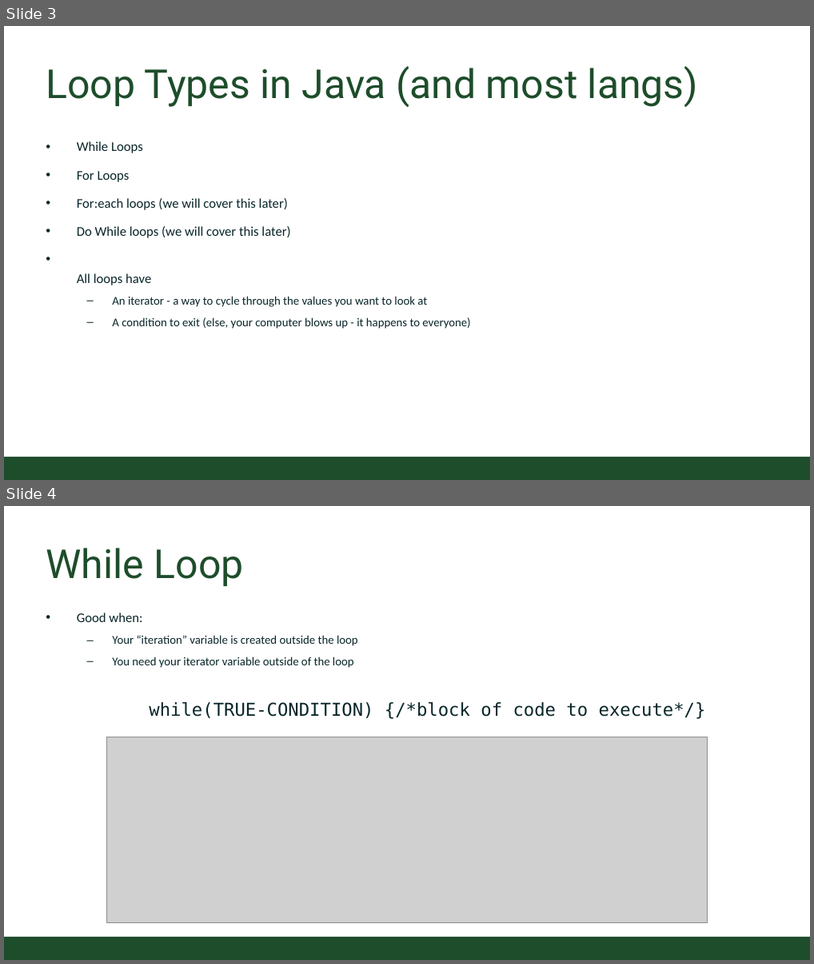
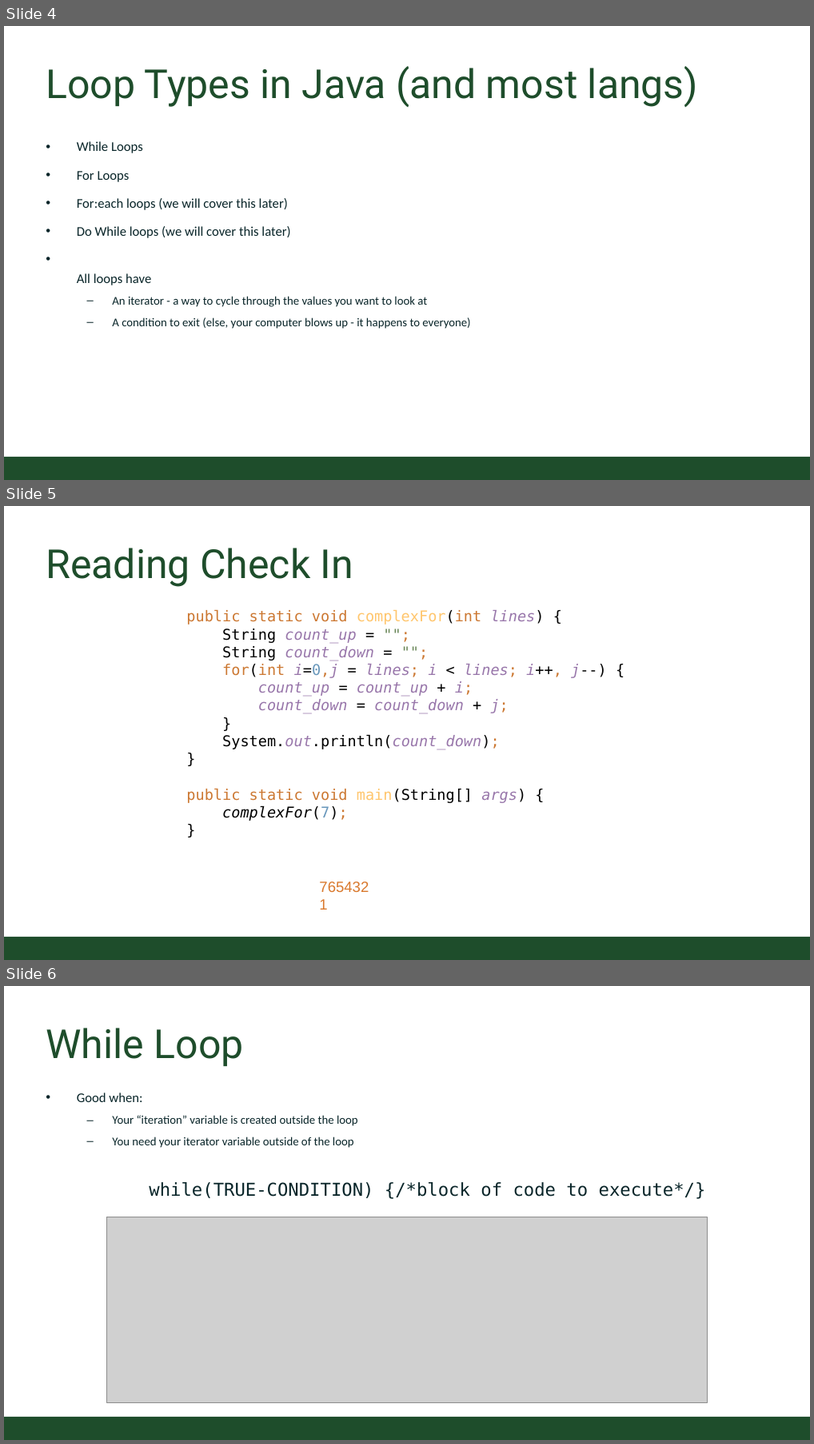
Before and after one commit to CSU-CompSci-CS163-4/Handouts, a slide deck: slides/On-Campus/03_02_Loops.pptx. Shown one above the other, each under a label of ours: slides 3 and 4 before the commit, slides 4, 5 and 6 after it. The pictures are 814x964 and 814x1444 pixels, drawn with LibreOffice and Linux fonts; fonts in the diff are those of the drawing; grey boxes stand for pictures; background and template pictures are left out. Boxes give left, top, right and bottom in pixels: in the first picture for what was removed or moved away, otherwise in the second. Text is boxed around its words. In the diff, an @@ line names an element or a change of style, - is before the commit and + after.

```diff
--- a/slides/On-Campus/03_02_Loops.pptx
+++ b/slides/On-Campus/03_02_Loops.pptx
@@ slide 5 added at bbox=[4, 506, 810, 960], background #FFFFFF; not listed: 1 template element that a slide beside it also shows @@
@@ title added at bbox=[46, 548, 354, 587], 54 pt, text #1E4D2B @@
+Reading Check In
@@ text added at bbox=[186, 610, 607, 820], 20 pt, text #9876AA @@
+public static void complexFor(int lines) {
+String count_up = "";
+String count_down = "";
+for(int i=0,j = lines; i < lines; i++, j--) {
+count_up = count_up + i;
+count_down = count_down + j;
+}
+System.out.println(count_down);
+}
+public static void main(String[] args) {
+complexFor(7);
+}
@@ text added at bbox=[314, 874, 381, 898], 20 pt, text #D9782C @@
+7654321
@@ what was slide 3 is now slide 4 @@
@@ what was slide 4 is now slide 6 @@
```
Also in this commit, not shown: 2 other slides added, 1 other file.
